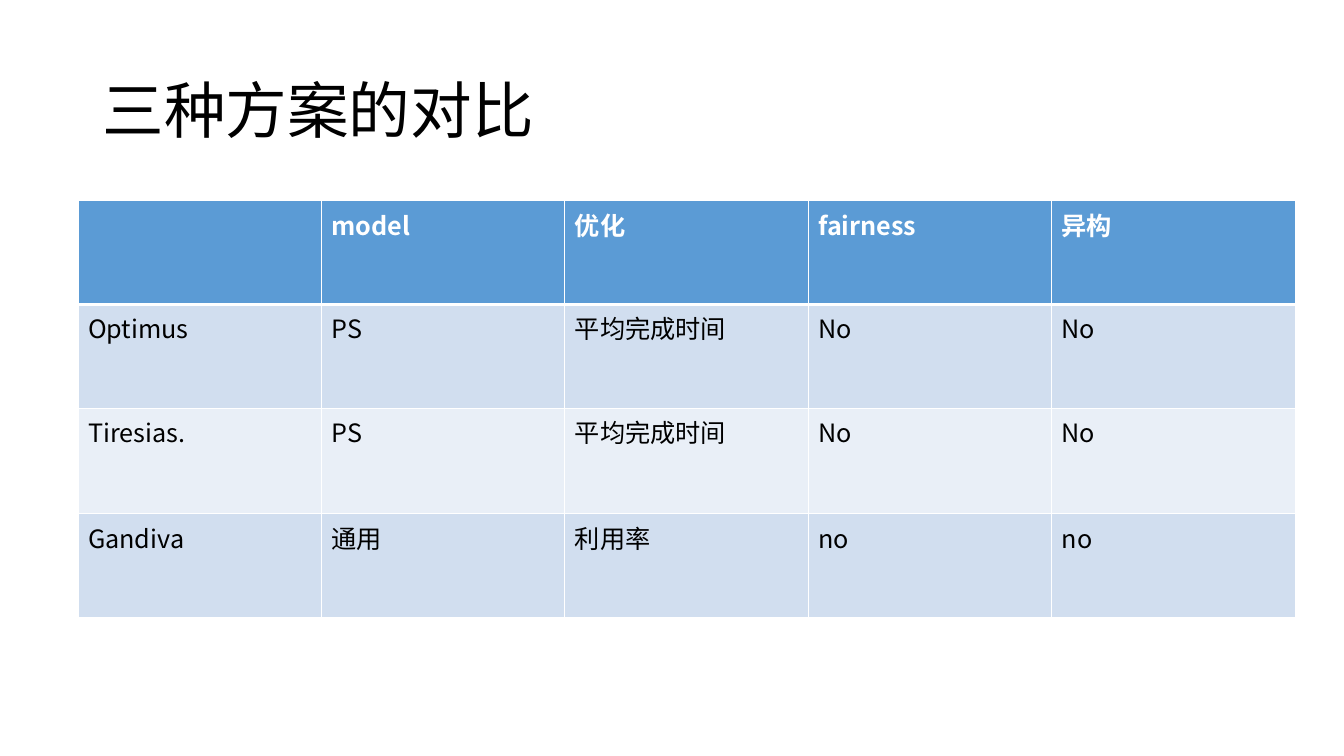
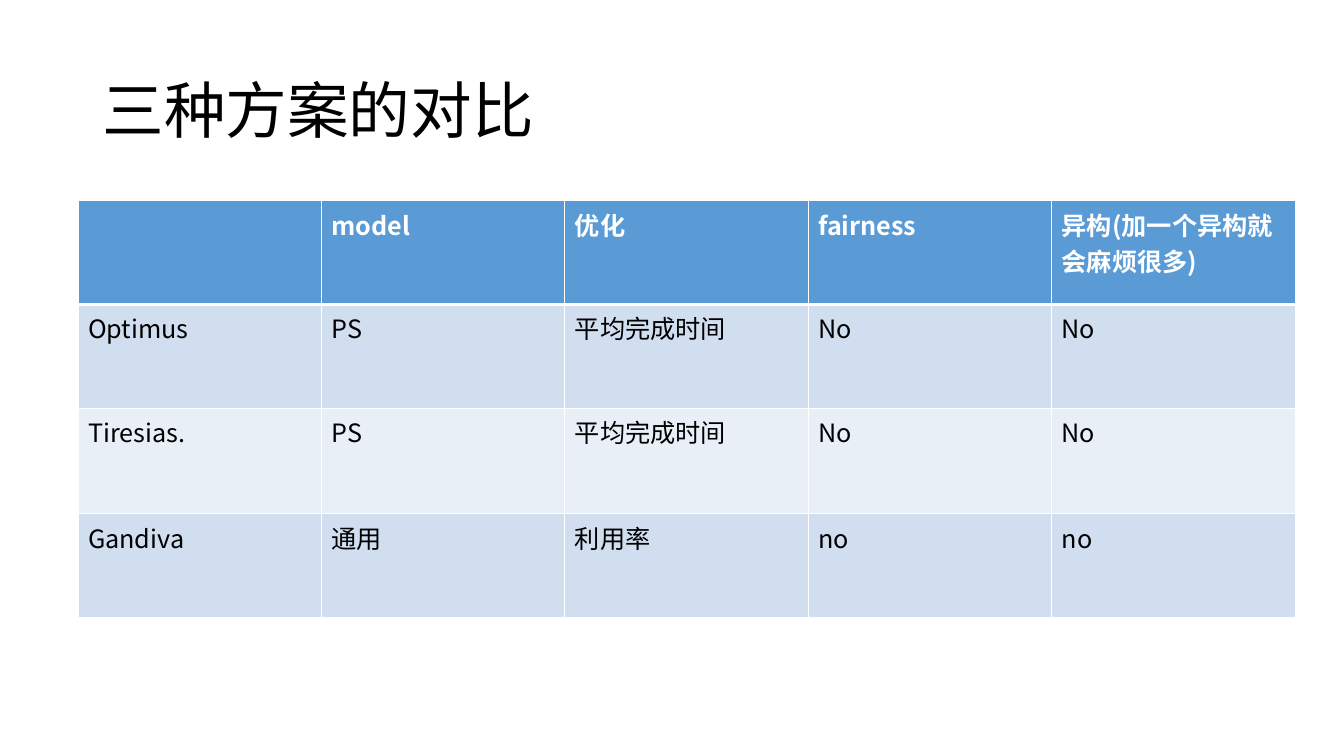
Before and after one commit to LukeLIN-web/distrubuted-ML-system, a slide deck: slide 12 of week report/8.18 report.pptx. Drawn at 1344x756 pixels with LibreOffice and Linux fonts; fonts in the diff are those of the drawing. Boxes give left, top, right and bottom in pixels: in the first picture for what was removed or moved away, otherwise in the second. Text is boxed around its words. In the diff, an @@ line names an element or a change of style, - is before the commit and + after.

```diff
--- a/week report/8.18 report.pptx
+++ b/week report/8.18 report.pptx
@@ table at (x1=78, y1=201, x2=1298, y2=618) @@
-row 1, column 5: 异构
+row 1, column 5: 异构(加一个异构就会麻烦很多)
```
Also in this commit, not shown: 3 other slides changed, 15 other files.
